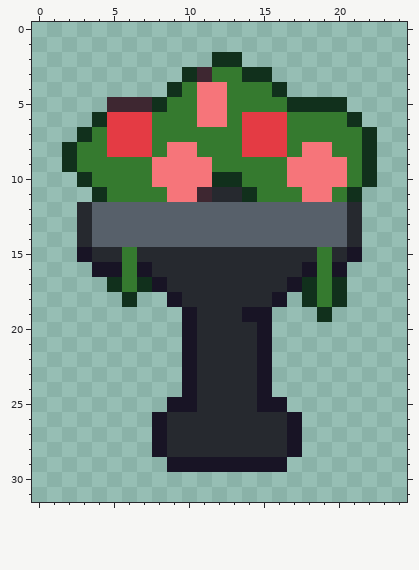
Edited in one commit: pixel-art file (art/roadside/curb-urn@75.aseprite). Above is the file before it was changed.
25x32 pixels, 1 frame. The old version is drawn lined up with the new one.
The same view after the edit:
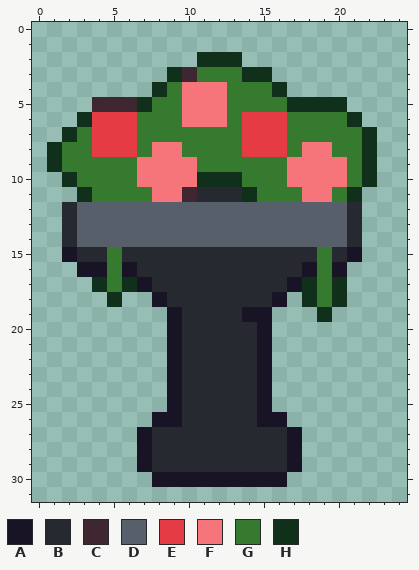
Palette (. is transparent): A #181425  B #26292f  C #3e2731  D #57606a  E #e43b44  F #f6757a  G #357a2f  H #11301c
What changed:
whole drawing moved by +0,-2 (the old picture is shown already moved)
y 2: x 11 . -> H
y 3: x 9..11 .HC -> HCG
y 4: x 8..10 .HG -> HGF
y 5: x 4 . -> C; x 7..8 CH -> HG; x 10 G -> F
y 6: x 3..4 .H -> HE; x 7 E -> G; x 10 G -> F
y 7: x 2..4 .HG -> HGE; x 7 E -> G
y 8: x 1..2 .H -> HG; x 4 G -> E; x 7..8 EG -> GF; x 10 F -> G
y 9: x 1..2 .H -> HG; x 7 G -> F; x 11 F -> G
y 10: x 2..3 .H -> HG; x 7 G -> F; x 11 F -> H
y 11: x 3..4 .H -> HG; x 8 G -> F; x 10..11 FC -> CB
y 12..14: x 2..3 .B -> BD
y 15: x 2..3 .A -> AB; x 5..6 BG -> GB
y 16: x 3 . -> A; x 5..7 AGA -> GAB
y 17: x 4..8 .HGHA -> HGHAB
y 18: x 5..6 .H -> H.; x 8..9 .A -> AB
y 19..24: x 9..10 .A -> AB
y 25: x 10 A -> B; x 16 A -> .
y 26: x 9 B -> A; x 15..17 BBA -> AA.
y 27..28: x 7..8 .A -> AB
y 29: x 7..17 ..AAAAAAAA. -> ABBBBBBBBBA
y 30: x 8..16 ......... -> AAAAAAAAA
Pixel boxes of the changes (left, top, right, bottom) in both pictures:
changed: (47, 52, 302, 487)
